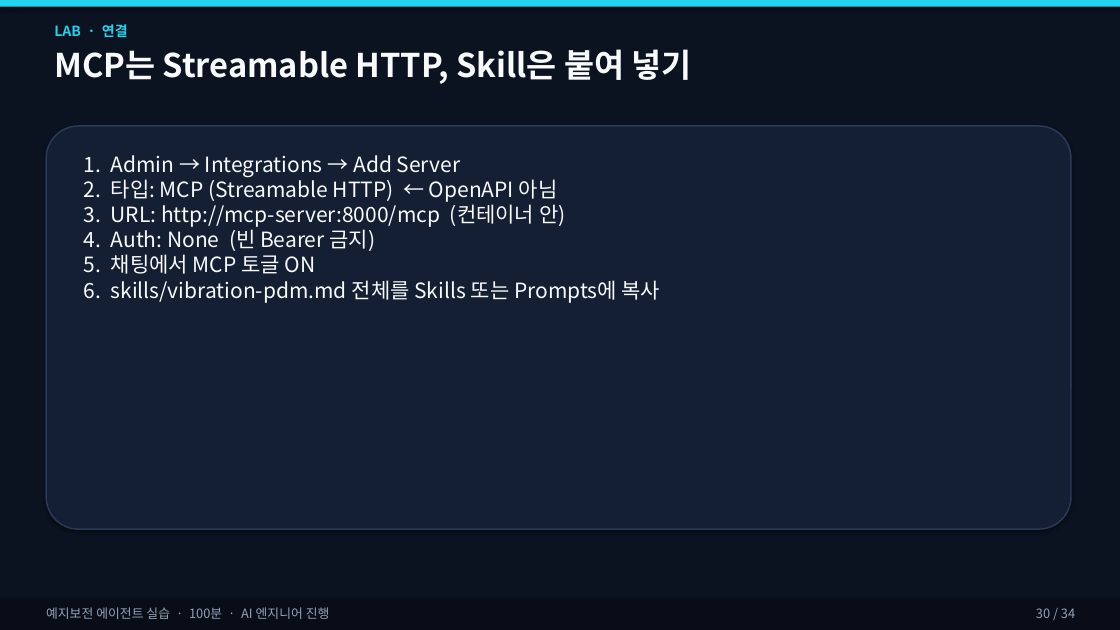
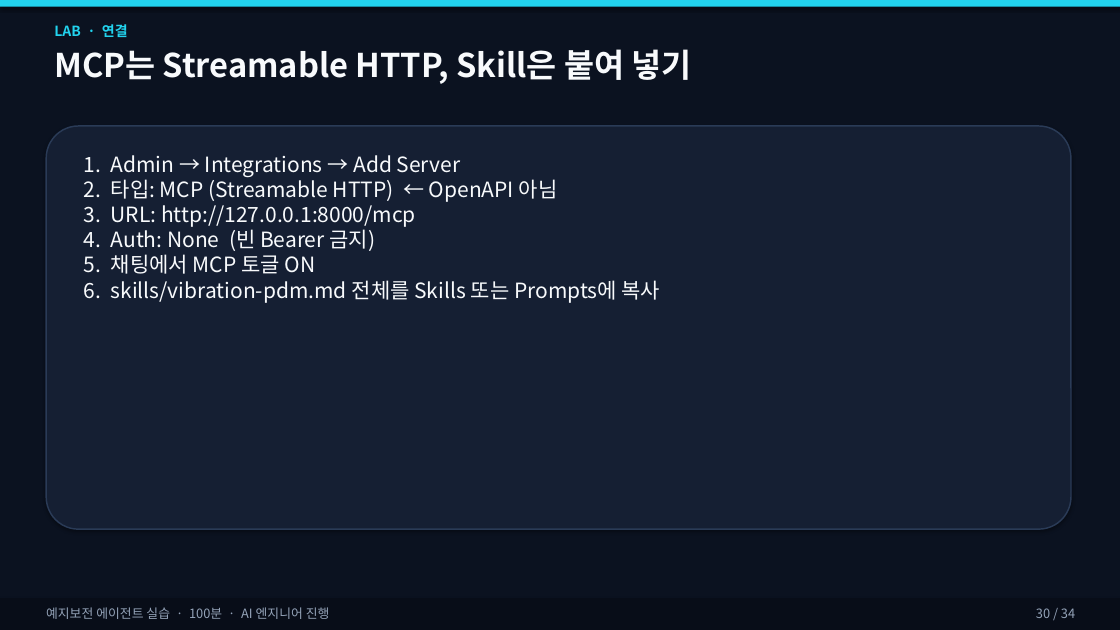
Before and after one commit to ZeroAct/sensor-agent-tutorial, a slide deck: slide 30 of slides/예지보전_에이전트_실습.pptx. Drawn at 1120x630 pixels with LibreOffice and Linux fonts; fonts in the diff are those of the drawing. Boxes give left, top, right and bottom in pixels: in the first picture for what was removed or moved away, otherwise in the second. Text is boxed around its words. In the diff, an @@ line names an element or a change of style, - is before the commit and + after.

```diff
--- a/slides/예지보전_에이전트_실습.pptx
+++ b/slides/예지보전_에이전트_실습.pptx
@@ text at (84,155,661,303): text changed @@
-1. Admin → Integrations → Add Server
-2. 타입: MCP (Streamable HTTP) ← OpenAPI 아님
-3. URL: http://mcp-server:8000/mcp (컨테이너 안)
-4. Auth: None (빈 Bearer 금지)
-5. 채팅에서 MCP 토글 ON
-6. skills/vibration-pdm.md 전체를 Skills 또는 Prompts에 복사
+1. Admin → Integrations → Add Server
+2. 타입: MCP (Streamable HTTP) ← OpenAPI 아님
+3. URL: http://127.0.0.1:8000/mcp
+4. Auth: None (빈 Bearer 금지)
+5. 채팅에서 MCP 토글 ON
+6. skills/vibration-pdm.md 전체를 Skills 또는 Prompts에 복사
```
Also in this commit, not shown: 18 other slides changed, 30 other files.
